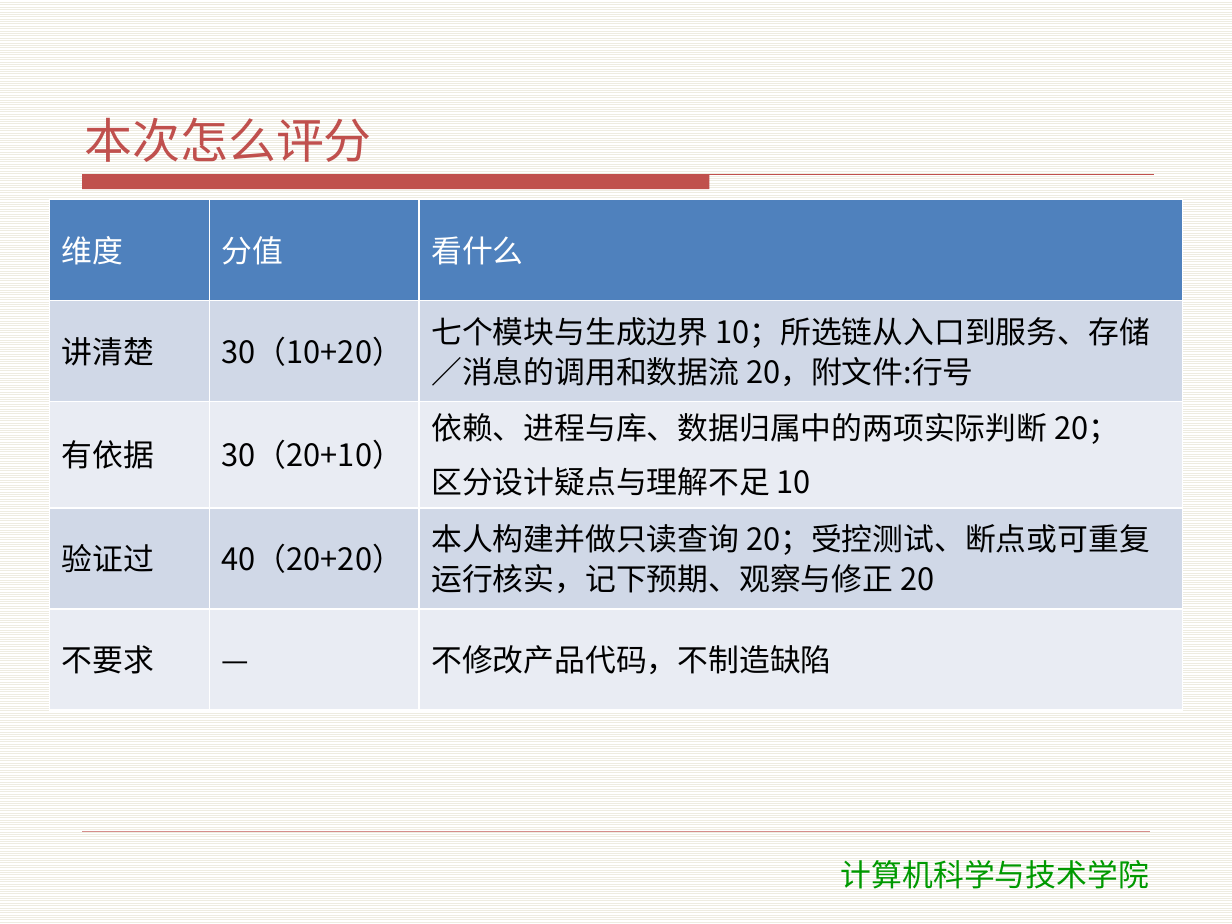
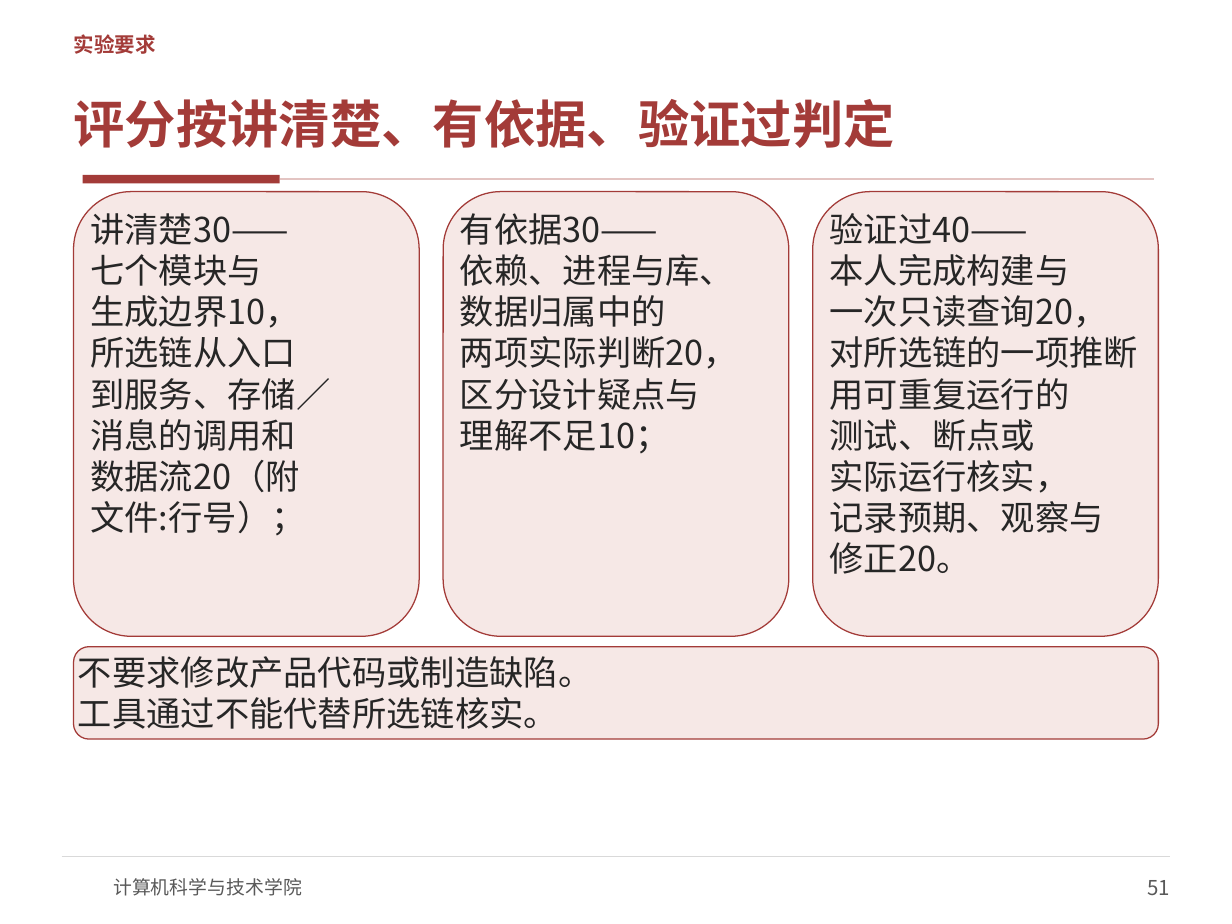
Before and after one commit to meng004/mall, a slide deck: slide 51 of SDC/教学资料/课件/E1-开发环境与棕地仓库导读.pptx (slide 18 before the commit). Drawn at 1232x924 pixels with LibreOffice and Linux fonts; fonts in the diff are those of the drawing; background and template pictures are left out. Boxes give left, top, right and bottom in pixels: in the first picture for what was removed or moved away, otherwise in the second. Text is boxed around its words. In the diff, an @@ line names an element or a change of style, - is before the commit and + after.

```diff
--- a/SDC/教学资料/课件/E1-开发环境与棕地仓库导读.pptx
+++ b/SDC/教学资料/课件/E1-开发环境与棕地仓库导读.pptx
@@ background pattern #EEECE1 on #FFFFFF to #FFFFFF @@
@@ title at box(74, 34, 156, 54): text changed; size 28 to 12 pt; text colour #C0504D to #A33B38; bold on @@
-本次怎么评分
+实验要求
@@ title "实验要求" at box(74, 34, 156, 54): vertical alignment bottom to top @@
@@ title added at box(74, 99, 895, 148), 30 pt, text #A33B38, bold @@
+评分按讲清楚、有依据、验证过判定
@@ freeform shape removed at box(83, 175, 1154, 190) @@
@@ rectangle added at box(83, 175, 280, 184), fill #A33B38 @@
@@ table removed at box(49, 200, 1183, 705), 5 rows, 3 columns @@
-维度 | 分值 | 看什么
-讲清楚 | 30（10+20） | 七个模块与生成边界 10；所选链从入口到服务、存储／消息的调用和数据流 20，附文件:行号
-有依据 | 30（20+10） | 依赖、进程与库、数据归属中的两项实际判断 20； / 区分设计疑点与理解不足 10
-验证过 | 40（20+20） | 本人构建并做只读查询 20；受控测试、断点或可重复运行核实，记下预期、观察与修正 20
-不要求 | — | 不修改产品代码，不制造缺陷
@@ rounded rectangle added at box(74, 192, 420, 637), fill #F6E8E6, outline #A33B38 0.75 pt, 20 pt, text #262626 @@
+讲清楚30——
+七个模块与
+生成边界10，
+所选链从入口
+到服务、存储／
+消息的调用和
+数据流20（附
+文件:行号）；
@@ line added from (280, 180) to (1154, 180), #E3C4C2 1 pt @@
@@ rounded rectangle added at box(444, 192, 790, 637), fill #F6E8E6, outline #A33B38 0.75 pt, 20 pt, text #262626 @@
+有依据30——
+依赖、进程与库、
+数据归属中的
+两项实际判断20，
+区分设计疑点与
+理解不足10；
@@ rounded rectangle added at box(813, 192, 1159, 637), fill #F6E8E6, outline #A33B38 0.75 pt, 20 pt, text #262626 @@
+验证过40——
+本人完成构建与
+一次只读查询20，
+对所选链的一项推断
+用可重复运行的
+测试、断点或
+实际运行核实，
+记录预期、观察与
+修正20。
@@ rounded rectangle added at box(74, 647, 1159, 739), fill #F6E8E6, outline #A33B38 0.75 pt, 20 pt, text #262626 @@
+不要求修改产品代码或制造缺陷。
+工具通过不能代替所选链核实。
@@ line moved from (83, 832) - (1149, 832) to (62, 856) - (1170, 856) @@
@@ line (62, 856) - (1170, 856): stroke #C0504D 0.25 pt to #D9D9D9 0.75 pt @@
@@ text "计算机科学与技术学院": place and size @@
-text "计算机科学与技术学院" at box(841, 860, 1149, 889)
+text "计算机科学与技术学院" at box(113, 878, 302, 896)
@@ text "计算机科学与技术学院" at box(113, 878, 302, 896): size 18 to 11 pt, font DejaVu Sans to Noto Sans CJK SC, text colour #009900 to #595959; alignment centre to left; less space between paragraphs; vertical alignment top to middle @@
@@ page number added at box(1148, 880, 1171, 895), 12 pt, text #595959 @@
+51
```
Also in this commit, not shown: 14 other slides changed, 39 slides added, 6 slides removed, 19 other files.
